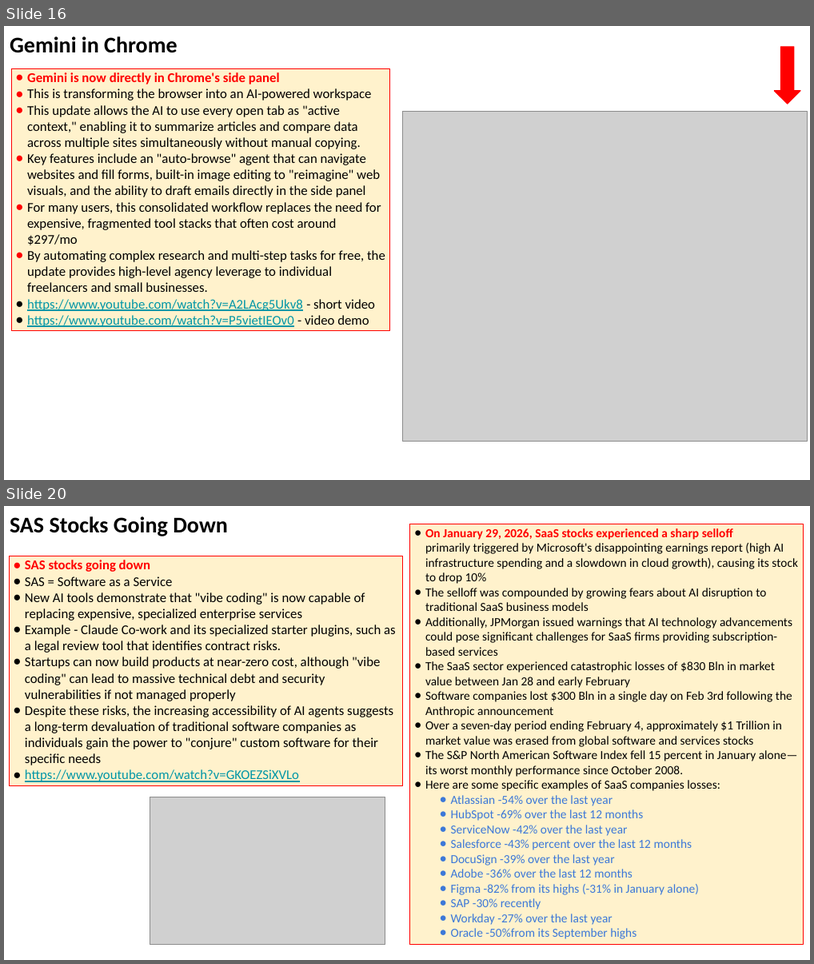
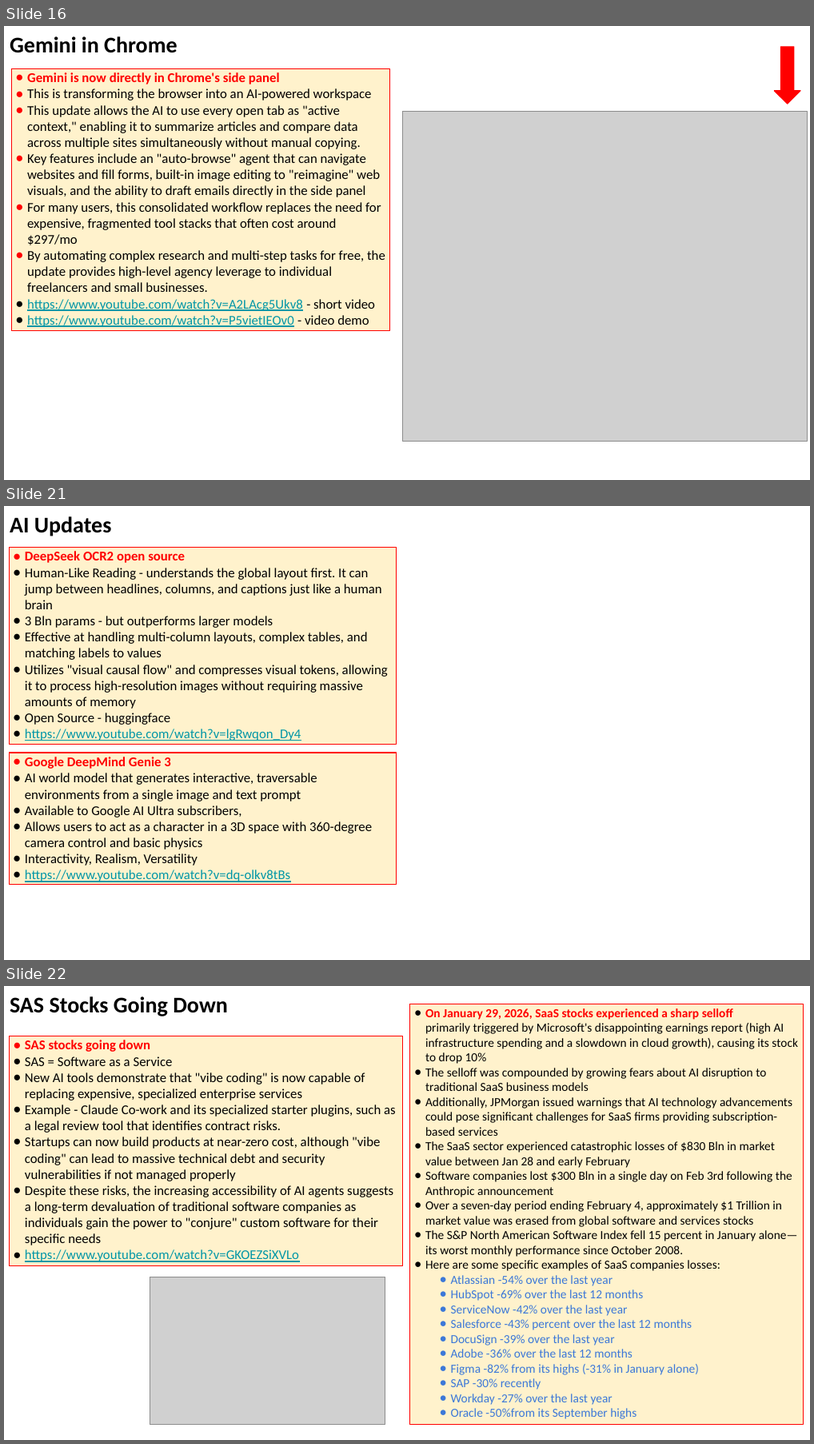
Before and after one commit to lselector/seminar, a slide deck: 2026/2026-02-06-AI-Updates.pptx. Shown one above the other, each under a label of ours: slides 16 and 20 before the commit, slides 16, 21 and 22 after it; the slides between them are not shown. The pictures are 814x964 and 814x1444 pixels, drawn with LibreOffice and Linux fonts; fonts in the diff are those of the drawing; grey boxes stand for pictures. Boxes give left, top, right and bottom in pixels: in the first picture for what was removed or moved away, otherwise in the second. Text is boxed around its words. In the diff, an @@ line names an element or a change of style, - is before the commit and + after.

```diff
--- a/2026/2026-02-06-AI-Updates.pptx
+++ b/2026/2026-02-06-AI-Updates.pptx
@@ slide 21 added at (4,506,810,960), background #FFFFFF @@
@@ text added at (10,516,112,536), 20 pt, text #000000, bold @@
+AI Updates
@@ rectangle added at (9,547,396,744), fill #FFF2CC, outline #FF0000 0.75 pt, 12 pt, text #000000 @@
+● DeepSeek OCR2 open source
+● Human-Like Reading - understands the global layout first. It can jump between headlines, columns, and captions just like a human brain
+● 3 Bln params - but outperforms larger models
+● Effective at handling multi-column layouts, complex tables, and matching labels to values
+● Utilizes "visual causal flow" and compresses visual tokens, allowing it to process high-resolution images without requiring massive amounts of memory
+● Open Source - huggingface
+● https://www.youtube.com/watch?v=lgRwqon_Dy4
@@ rectangle added at (9,752,396,885), fill #FFF2CC, outline #FF0000 0.75 pt, 12 pt, text #000000 @@
+● Google DeepMind Genie 3
+● AI world model that generates interactive, traversable environments from a single image and text prompt
+● Available to Google AI Ultra subscribers,
+● Allows users to act as a character in a 3D space with 360-degree camera control and basic physics
+● Interactivity, Realism, Versatility
+● https://www.youtube.com/watch?v=dq-olkv8tBs
@@ what was slide 20 is now slide 22 @@
```
Also in this commit, not shown: 4 slides changed, 1 other slide added.
